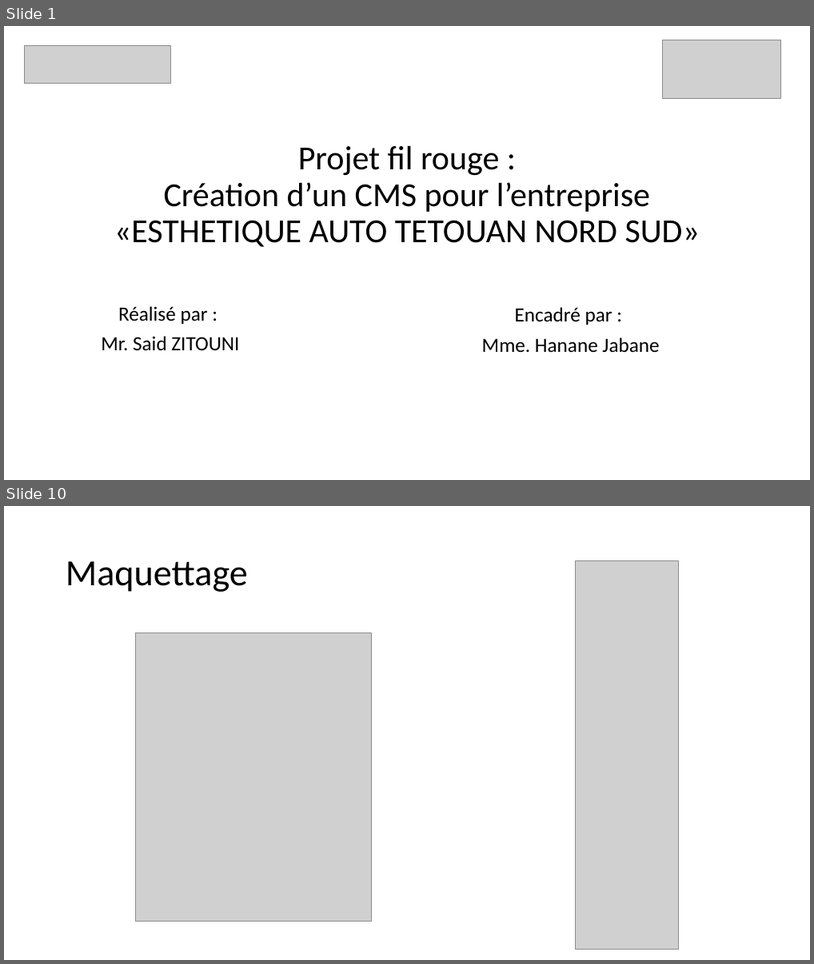
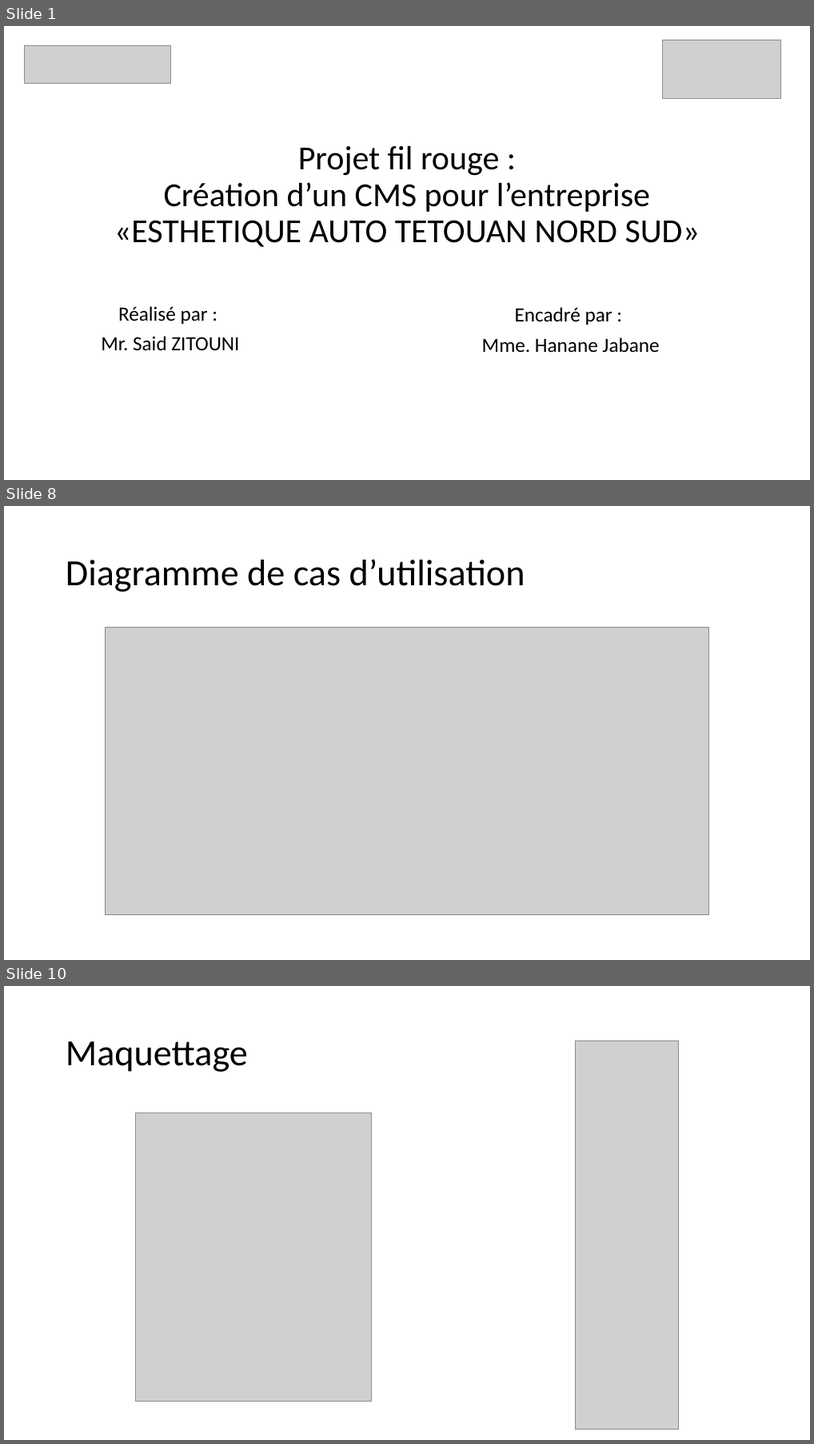
Before and after one commit to saidworks/fil_rouge, a slide deck: Presentation.pptx. Shown one above the other, each under a label of ours: slides 1 and 10 before the commit, slides 1, 8 and 10 after it; the slides between them are not shown. The pictures are 814x964 and 814x1444 pixels, drawn with LibreOffice and Linux fonts; fonts in the diff are those of the drawing; grey boxes stand for pictures. Boxes give left, top, right and bottom in pixels: in the first picture for what was removed or moved away, otherwise in the second. Text is boxed around its words. In the diff, an @@ line names an element or a change of style, - is before the commit and + after.

```diff
--- a/Presentation.pptx
+++ b/Presentation.pptx
@@ slide 8 added at <box>4,506,810,960</box>, background #FFFFFF @@
@@ title added at <box>66,559,526,592</box>, 44 pt, text #000000 @@
+Diagramme de cas d’utilisation
@@ picture added at <box>105,627,710,915</box> @@
```
Also in this commit, not shown: 6 slides changed, 5 other slides added, 11 slides removed, 2 other files.
